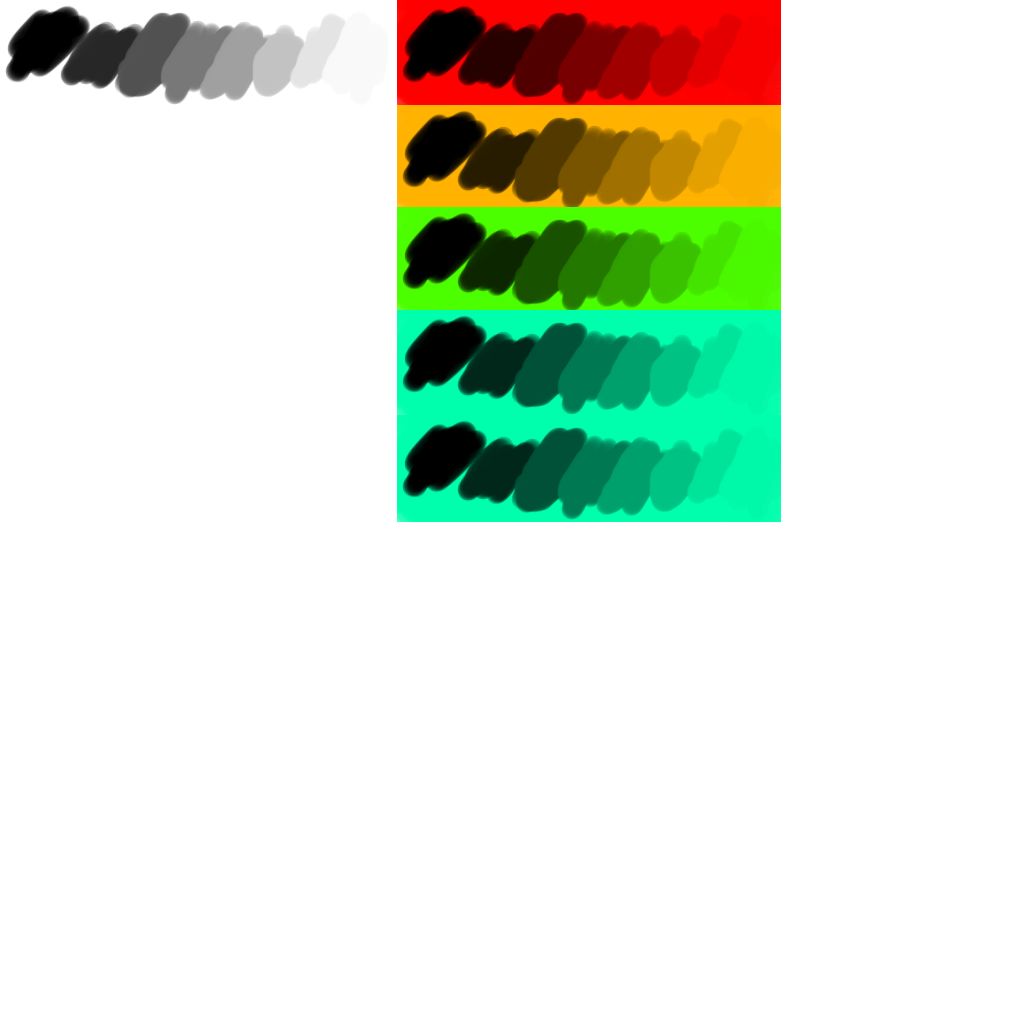
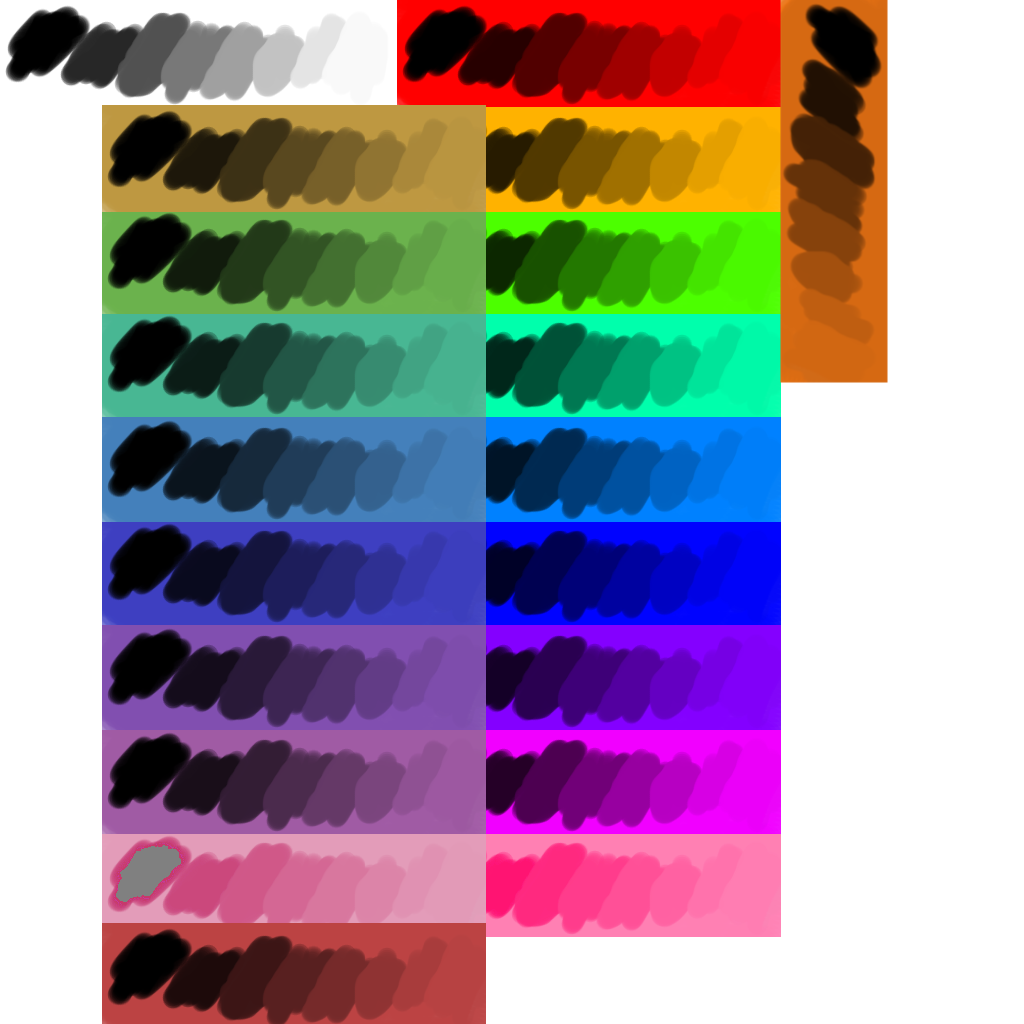
Layer changes from the first (1024, 1024) image to the second:
added group "Ebenengruppe-Kopie" with 9 layers above "Ebenengruppe" over [102, 105, 486, 1024]
added layer "Eingefügte Ebene #1" in group "Ebenengruppe-Kopie" over [102, 923, 486, 1024]
added layer "Eingefügte Ebene-Kopie #8" in group "Ebenengruppe-Kopie" over [102, 105, 486, 212]
added layer "Eingefügte Ebene-Kopie #9" in group "Ebenengruppe-Kopie" over [102, 207, 486, 314]
added layer "Eingefügte Ebene-Kopie #10" in group "Ebenengruppe-Kopie" over [102, 310, 486, 417]
added layer "Eingefügte Ebene-Kopie #11" in group "Ebenengruppe-Kopie" over [102, 415, 486, 522]
added layer "Eingefügte Ebene-Kopie #12" in group "Ebenengruppe-Kopie" over [102, 518, 486, 625]
added layer "Eingefügte Ebene-Kopie #13" in group "Ebenengruppe-Kopie" over [102, 623, 486, 730]
added layer "Eingefügte Ebene-Kopie #14" in group "Ebenengruppe-Kopie" over [102, 727, 486, 834]
added layer "Eingefügte Ebene-Kopie #15" in group "Ebenengruppe-Kopie" over [102, 830, 486, 937]
added group "Ebenengruppe" with 10 layers above "Hintergrund" over [397, 0, 888, 937]
added layer "Eingefügte Ebene-Kopie #16" in group "Ebenengruppe" over [780, 0, 888, 383]
moved "Eingefügte Ebene" into group "Ebenengruppe" over [397, 0, 781, 107]
moved "Eingefügte Ebene-Kopie" into group "Ebenengruppe" over [397, 105, 781, 212]
moved "Eingefügte Ebene-Kopie #1" into group "Ebenengruppe" over [397, 207, 781, 314]
moved "Eingefügte Ebene-Kopie #2" into group "Ebenengruppe" over [397, 310, 781, 417]
moved "Eingefügte Ebene-Kopie #3" into group "Ebenengruppe", painted on it over [397, 415, 781, 522]
added layer "Eingefügte Ebene-Kopie #4" in group "Ebenengruppe" over [397, 518, 781, 625]
added layer "Eingefügte Ebene-Kopie #5" in group "Ebenengruppe" over [397, 623, 781, 730]
added layer "Eingefügte Ebene-Kopie #6" in group "Ebenengruppe" over [397, 727, 781, 834]
added layer "Eingefügte Ebene-Kopie #7" in group "Ebenengruppe" over [397, 830, 781, 937]
